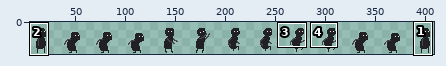
Sprite sheet: game/assets/sprite_animations/elemental-catalyst_jump.png. Above: a wide view before the commit, with the close-up outlined.
Close-up. Before the commit:
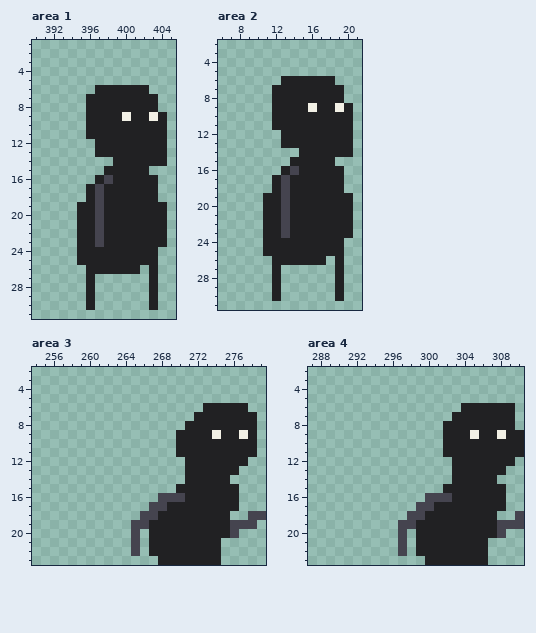
The file is 416x32 pixels. Shown: area 1: x 390..405, y 1..31; area 2: x 6..21, y 2..31; area 3: x 254..279, y 2..23; area 4: x 287..310, y 2..23. The wide view leaves out empty margins. The commit also changed other parts of the picture, which this record leaves out.
The result:
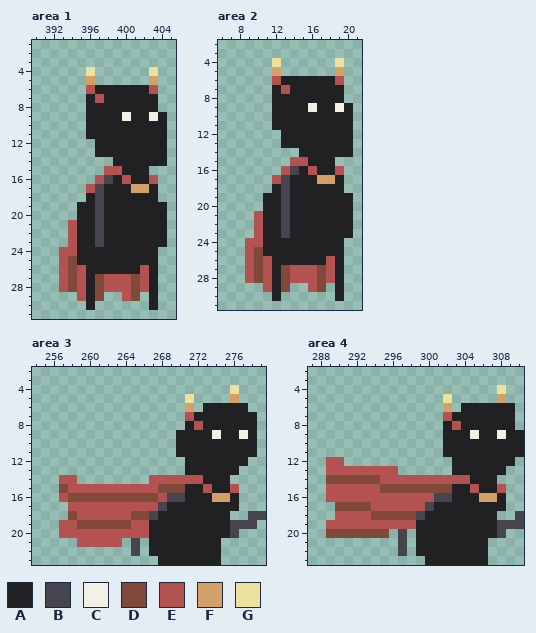
Palette (. is transparent): A #212123  B #45444f  C #f2f0e5  D #80493a  E #b45252  F #d3a068  G #ede19e
From old to new:
--- area 1
@@ x 390..405 @@
  3 ................
- 4 ................
- 5 ................
- 6 .......AAAAAA...
- 7 ......AAAAAAAA..
+ 4 ......G......G..
+ 5 ......F......F..
+ 6 ......EAAAAAAE..
+ 7 ......AEAAAAAA..
  8 ......AAAAAAAA..
@@ x 390..405 @@
 14 .........AAAAAA.
-15 ........AAAAA...
-16 .......ABAAAAA..
-17 ......ABAAAAAA..
+15 ........EEAAA...
+16 .......EBAEAAE..
+17 ......EBAAAFFA..
 18 ......ABAAAAAA..
@@ x 390..405 @@
 20 .....AABAAAAAAA.
-21 .....AABAAAAAAA.
-22 .....AABAAAAAAA.
-23 .....AABAAAAAAA.
-24 .....AAAAAAAAA..
-25 .....AAAAAAAAA..
-26 ......AAAAAA.A..
-27 ......A......A..
-28 ......A......A..
-29 ......A......A..
+21 ....EAABAAAAAAA.
+22 ....EAABAAAAAAA.
+23 ....EAABAAAAAAA.
+24 ...EEAAAAAAAAA..
+25 ...EDAAAAAAAAA..
+26 ...EDEAAAAAAEA..
+27 ...EDEADEEEDEA..
+28 ...EDEADEEEDEA..
+29 .....EAD..ED.A..
 30 ......A......A..
--- area 2
@@ x 6..21 @@
  3 ................
- 4 ................
- 5 ................
- 6 .......AAAAAA...
- 7 ......AAAAAAAA..
+ 4 ......G......G..
+ 5 ......F......F..
+ 6 ......EAAAAAAE..
+ 7 ......AEAAAAAA..
  8 ......AAAAAAAA..
@@ x 6..21 @@
 14 .........AAAAAA.
-15 ........AAAAA...
-16 .......ABAAAAA..
-17 ......ABAAAAAA..
+15 ........EEAAA...
+16 .......EBAEAAE..
+17 ......EBAAAFFA..
 18 ......ABAAAAAA..
@@ x 6..21 @@
 20 .....AABAAAAAAA.
-21 .....AABAAAAAAA.
-22 .....AABAAAAAAA.
-23 .....AABAAAAAAA.
-24 .....AAAAAAAAA..
-25 .....AAAAAAAAA..
-26 ......AAAAAA.A..
-27 ......A......A..
-28 ......A......A..
-29 ......A......A..
+21 ....EAABAAAAAAA.
+22 ....EAABAAAAAAA.
+23 ....EAABAAAAAAA.
+24 ...EEAAAAAAAAA..
+25 ...EDAAAAAAAAA..
+26 ...EDEAAAAAAEA..
+27 ...EDEADEEEDEA..
+28 ...EDEADEEEDEA..
+29 .....EAD..ED.A..
 30 ......A......A..
--- area 3
@@ x 269..278 @@
  3 ..........
- 4 ..........
- 5 ..........
- 6 ....AAAAA.
- 7 ...AAAAAAA
- 8 ..AAAAAAAA
+ 4 .......G..
+ 5 ..G....F..
+ 6 ..F.AAAAA.
+ 7 ..EAAAAAAA
+ 8 ..AEAAAAAA
  9 .AAAACAACA
@@ x 254..279 @@
 13 .................AAAAAA...
-14 .................AAAAA....
-15 ................AAAAAAA...
-16 ..............BBBAAAAAA...
-17 .............BBAAAAAAAA...
-18 ............BBAAAAAAAA..BB
-19 ...........BBAAAAAAAAABBB.
-20 ...........B.AAAAAAAAAB...
-21 ...........B.AAAAAAAA.....
+14 ...EE........EEEEEEAAA....
+15 ...DEEEEEEEEEEDDDAAEAAE...
+16 ...EDDDDDDDDDDEBBAAAFFA...
+17 ....EEEEEEEEEEBAAAAAAAA...
+18 ....DEEEEEEDDBAAAAAAAA..BB
+19 ...EEDDDDDDEEAAAAAAAAABBB.
+20 ...EEEEEEEEEEAAAAAAAAAB...
+21 .....EEEEE.B.AAAAAAAA.....
 22 ...........B.AAAAAAAA.....
--- area 4
@@ x 300..310 @@
  3 ...........
- 4 ...........
- 5 ...........
- 6 ....AAAAAA.
- 7 ...AAAAAAA.
- 8 ..AAAAAAAA.
+ 4 ........G..
+ 5 ..G.....F..
+ 6 ..F.AAAAAA.
+ 7 ..EAAAAAAA.
+ 8 ..AEAAAAAA.
  9 ..AAACAACAA
@@ x 287..310 @@
 11 ...............AAAAAAAAA
-12 ................AAAAAAA.
-13 ................AAAAAA..
-14 ................AAAAA...
-15 ...............AAAAAAA..
-16 .............BBBAAAAAA..
-17 ............BBAAAAAAAA..
-18 ...........BBAAAAAAAA..B
-19 ..........BBAAAAAAAAABBB
-20 ..........B.AAAAAAAAAB..
+12 ..EE............AAAAAAA.
+13 ..EEEEEEEE......AAAAAA..
+14 ..DDDDDDEEEEEEEEEEAAA...
+15 ..EEEEEEDDDDDDDDAAEAAE..
+16 ..EEEEEEEEEEEEBBAAAFFA..
+17 ...DDDDEEEEEEBAAAAAAAA..
+18 ...EEEEDDDDDBAAAAAAAA..B
+19 ..EEEEEEEEEEAAAAAAAAABBB
+20 ..DDDDDDD.B.AAAAAAAAAB..
 21 ..........B.AAAAAAAA....
